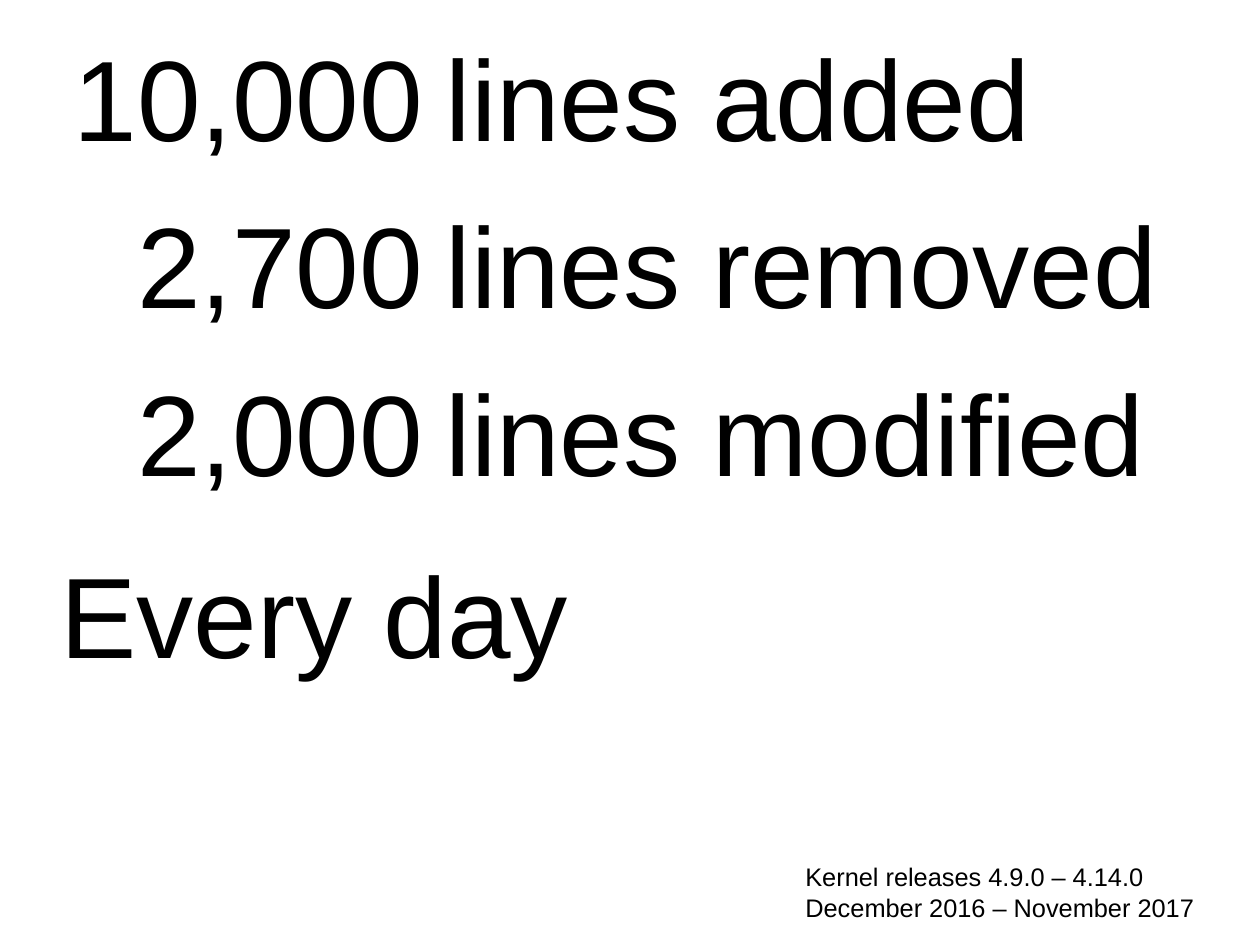
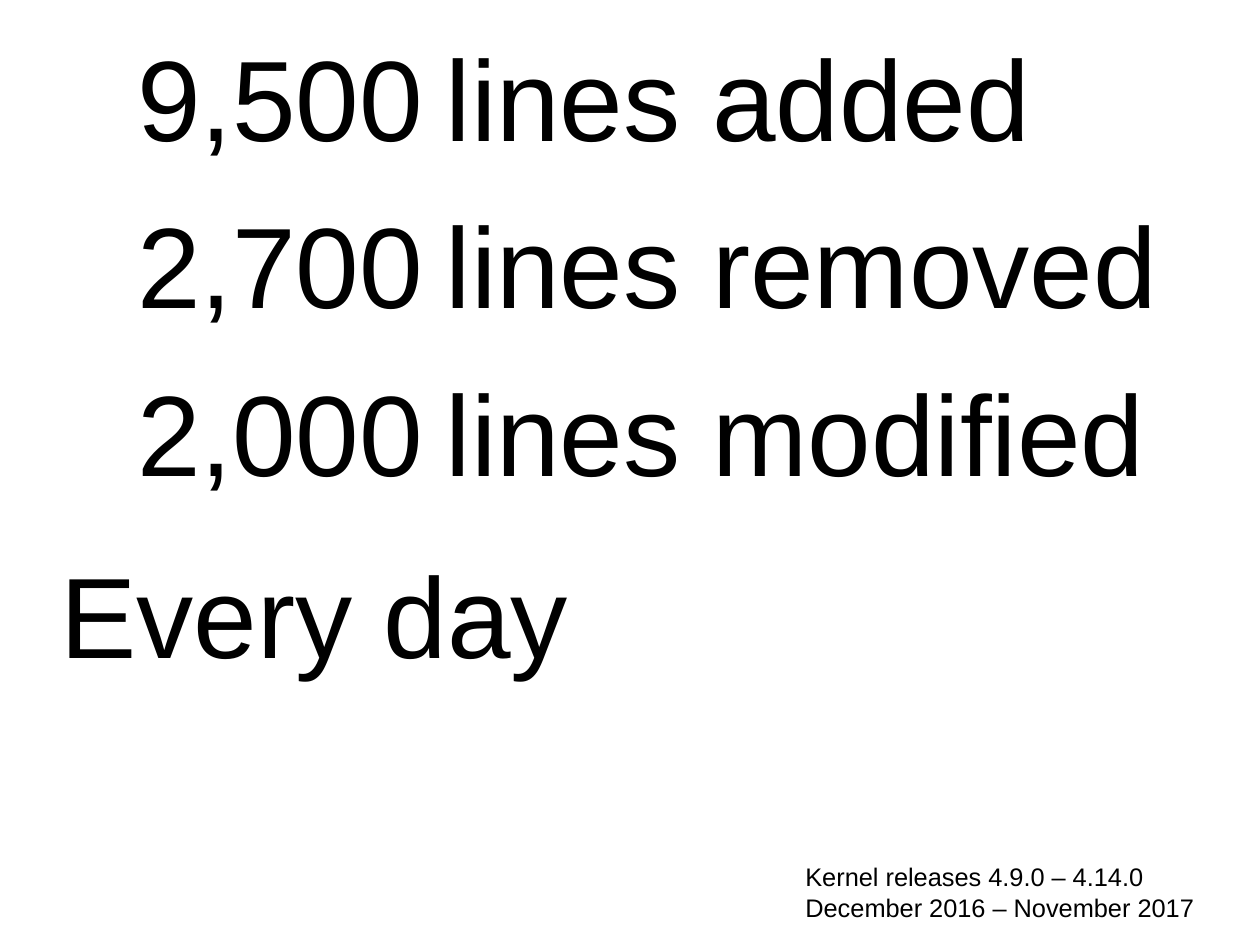
Before and after one commit to gregkh/kernel-development, a slide deck: slide 5 of kernel-development.odp. Drawn at 1260x945 pixels with LibreOffice and Linux fonts; fonts in the diff are those of the drawing. Boxes give left, top, right and bottom in pixels: in the first picture for what was removed or moved away, otherwise in the second. Text is boxed around its words. In the diff, an @@ line names an element or a change of style, - is before the commit and + after.

```diff
--- a/kernel-development.odp
+++ b/kernel-development.odp
@@ table at [5,32,1258,495] @@
-row 1, column 1: 10,000
+row 1, column 1: 9,500
```
Also in this commit, not shown: 4 other slides changed, 1 other file.
